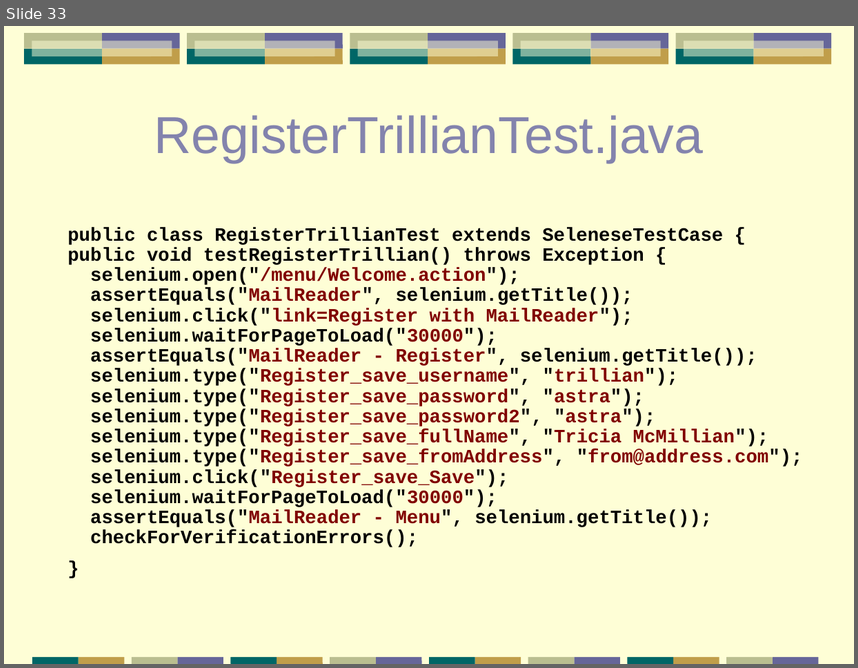
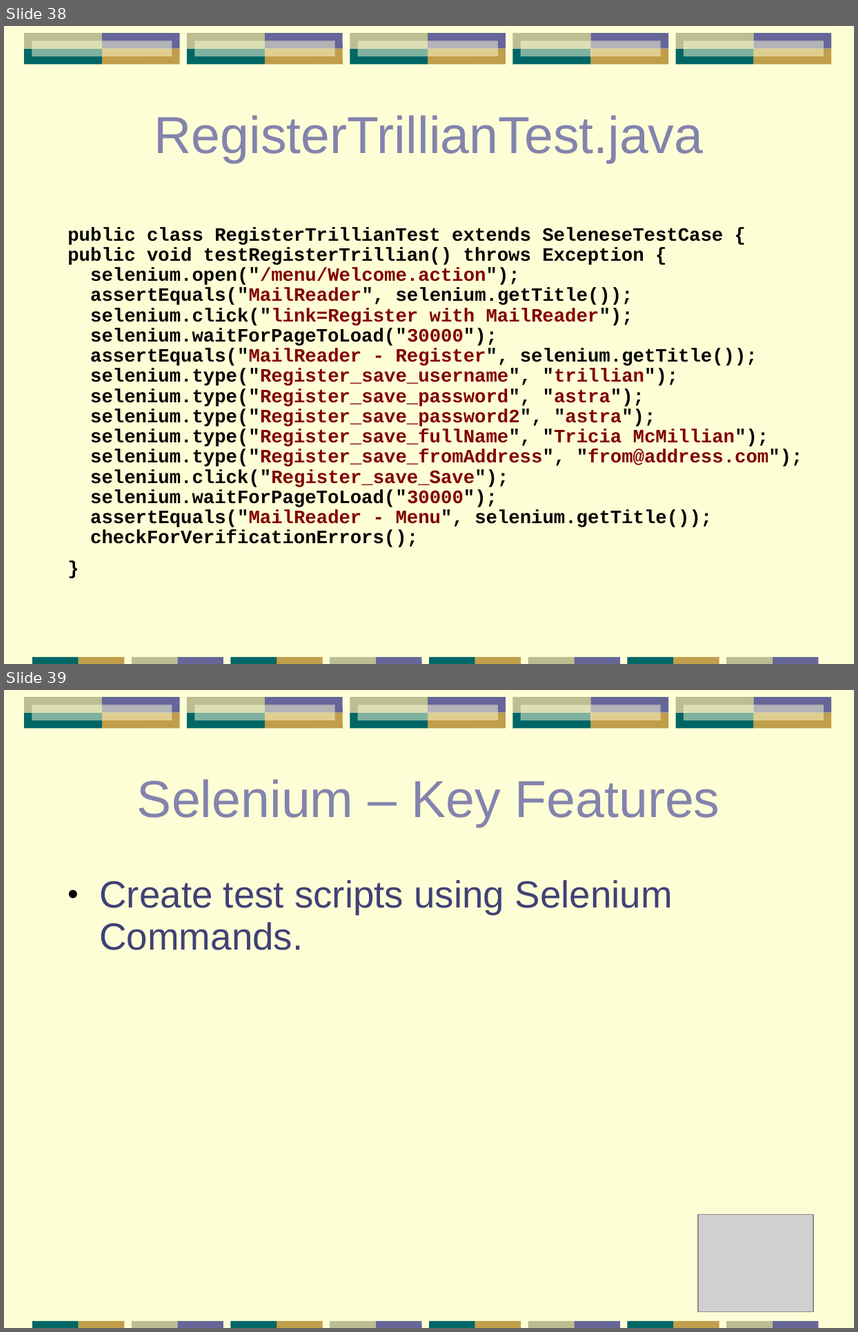
Before and after one commit to papuapost/yazaar, a slide deck: articles/testing-tools/testing-apps.ppt. Shown one above the other, each under a label of ours: slide 33 before the commit, slides 38 and 39 after it. The pictures are 858x668 and 858x1332 pixels, drawn with LibreOffice and Linux fonts; fonts in the diff are those of the drawing; grey boxes stand for pictures. Boxes give left, top, right and bottom in pixels: in the first picture for what was removed or moved away, otherwise in the second. Text is boxed around its words. In the diff, an @@ line names an element or a change of style, - is before the commit and + after.

```diff
--- a/articles/testing-tools/testing-apps.ppt
+++ b/articles/testing-tools/testing-apps.ppt
@@ slide 39 added at [4, 690, 854, 1328], background #FEFED6; not listed: 41 template elements that a slide beside it also shows @@
@@ title added at [137, 779, 720, 827], 44 pt, text #8383AD @@
+Selenium – Key Features
@@ text added at [99, 880, 673, 950], 32 pt, text #404176 @@
+• Create test scripts using Selenium Commands.
@@ picture added at [699, 1214, 813, 1312] @@
@@ what was slide 33 is now slide 38 @@
```
Also in this commit, not shown: 21 slides changed, 11 other slides added, 4 slides removed, 1 other file.
